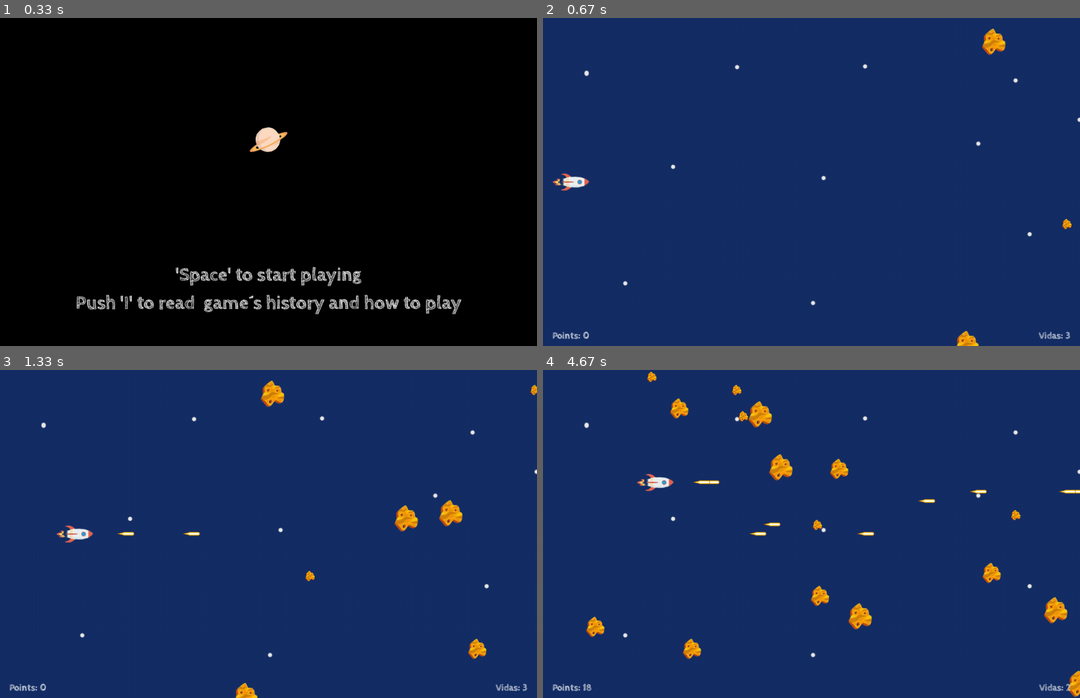
Above: before the commit, frames 1-4 (two rows, left to right).
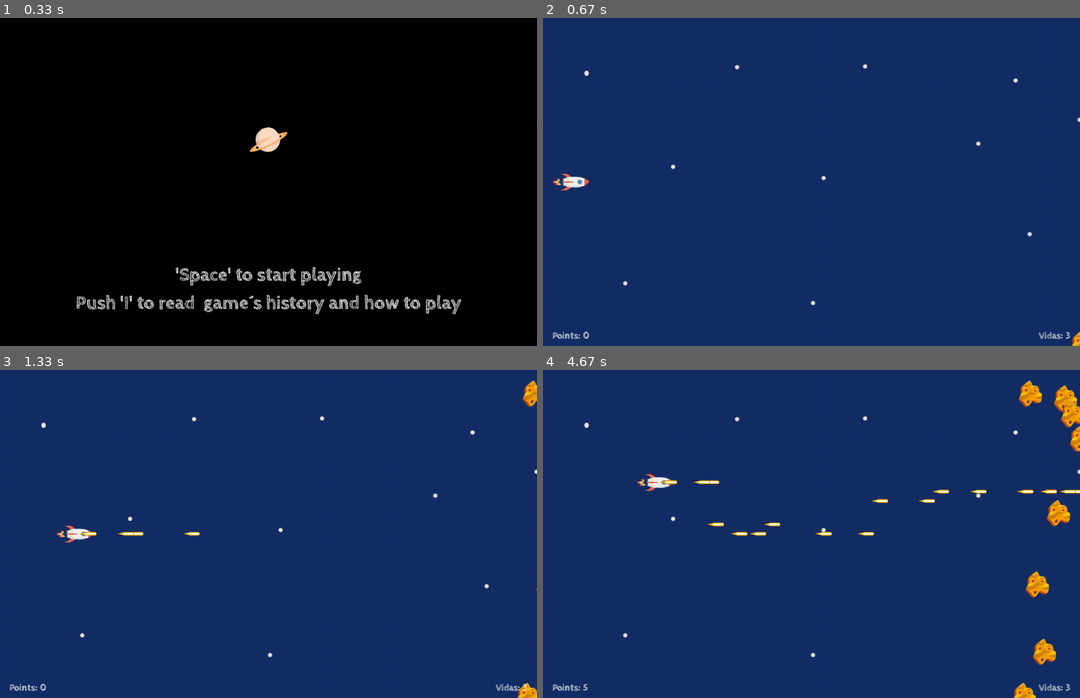
Above: after the commit, the same moments.

Repository: MarkelJM/FinalPygameSpace
Game: pygame game, started from main.py
Two runs of this game, one before a commit and one after it. Both use one fixed random seed, a clock stepped at 60 frames per second and the inputs below.
Inputs:
- Up to frame 1 (0.33 s): no input
- Up to frame 2 (0.67 s): tap B at 0.33 s
- Up to frame 3 (1.33 s): tap Space at 0.67, 1.07 s; hold Right from 1 s (still down)
- Up to frame 4 (4.67 s): tap Space at 1.37, 1.57, 1.9, 2.2, 2.4, 2.7, 2.97, 3.3, 3.6, 3.73, 4.13, 4.43 s; release Right at 1.47 s; hold Up 1.5-1.8 s; hold Right 1.83-2.3 s; hold Left 2.33-2.87 s; hold Down 2.9-3.2 s; hold Left 3.23-3.63 s; hold Up 3.67-4.03 s; hold Right from 4.07 s (still down)

Frame 1 is identical in both runs. In frame 2, 0.5% of the frame differs, in the area x 76-100%, y 3-100%; in frame 3, 1.4%; in frame 4, 4.1%, in the area x 7-100%, y 0-100%.

Commit message:
feat:buller rock crash: points and remove done

Diff:
--- a/thequest/__init__.py
+++ b/thequest/__init__.py
@@ -17,8 +17,12 @@
 
 MAXIMUM_REPEATED_ROCKS = 4
 
-MAIN_POINTS = [[1,2,3],[3,5,7],[7,10,13]]
-SPEED_LIST = [7,13,19]
+#MAIN_POINTS = [[1,2,3],[4,5,7],[8,10,13]]
+MAIN_POINTS = [[1,1,1],[4,4,4],[8,8,8]]
+#SPEED_LIST = [7,13,19]
+SPEED_LIST = [1,1,1]
+
+ROCK_LIFE_LIST = [4,3,2]
 ROCK_MARGIN_OUT_SCREEN = 500
 
 BULLET_SPEED = 10
--- a/thequest/objects.py
+++ b/thequest/objects.py
@@ -6,7 +6,7 @@
 import pygame as pg
 from pygame.sprite import Sprite
 
-from thequest import BULLET_MARGIN_OUT_SCREEN,BULLET_SPEED,HEIGHT,MAIN_POINTS,MESSAGE_COLOUR,ROCK_MARGIN_OUT_SCREEN,SPEED_LIST, WIDTH
+from thequest import BULLET_MARGIN_OUT_SCREEN,BULLET_SPEED,HEIGHT,MAIN_POINTS,MESSAGE_COLOUR,ROCK_LIFE_LIST,ROCK_MARGIN_OUT_SCREEN,SPEED_LIST, WIDTH
 
 class Plane(Sprite):
 
@@ -44,40 +44,55 @@
 
 
 
-class Rock(Sprite):
+class Rock_small(Sprite):
     def __init__(self,position_x, position_y): # , points
         super().__init__()
 
-        self.image = self.choose_size()
-
+        self.image = pg.image.load(os.path.join("resources", "images", "rock_yellow0.png"))
         self.pos_y = position_y
         self.pos_x = position_x
-
         self.rect = self.image.get_rect(x= self.pos_x ,  y= self.pos_y )
 
         self.rock_speed = self.choose_speed()
+        self.rock_final_life = 2
+        #rock_life = self.get_lifes()
+        #self.rock_final_life = rock_life
+        #self.rock_point = self.get_points()
 
 
+    def rock_lost_life(self):
+        self.rock_final_life = self.rock_final_life - 1
+        return  self.rock_final_life
 
+
+    """
+    def get_lifes(self):
+        self.rock_life_list = ROCK_LIFE_LIST
+        self.hits = self.rock_life_list[self.size_number]
+
+        return self.hits
+        """
+    """
     def get_points(self):
         points_list = MAIN_POINTS
         size_table = points_list[self.size_number]
         points = size_table[self.speed_number]
+
         return points
-
+        """
+    """
     def choose_size(self):
         self.rock_list = []
         for i in range(3):
             self.rock_list.append(
-                pg.image.load(
-                    os.path.join("resources", "images", f"rock_yellow{i}.png")
-                )
+
             )
 
         self.size_number = randint(0,2)
 
         self.rock_size = self.rock_list[self.size_number]
         return self.rock_size
+        """
 
     def choose_speed(self):
         self.list_speed = SPEED_LIST
--- a/thequest/scenes.py
+++ b/thequest/scenes.py
@@ -7,8 +7,7 @@
 import pygame as pg
 
 from . import BACKGROUND_COLOUR, FPS, HEIGHT, LIFES, MAIN_TEXT_SIZE, MAXIMUM_REPEATED_ROCKS,  MESSAGE_COLOUR, TEXT_MARGIN,  WIDTH
-from .objects import Bullet,LifesCounting, Plane, Points, Rock
-
+from .objects import Bullet, LifesCounting, Plane, Points, Rock_small
 
 
 class Scenes:
@@ -76,6 +75,7 @@
         key = pg.key.get_pressed()
         if key[pg.K_a]:
             return True
+
     def change_Home_Game(self):
         key = pg.key.get_pressed()
         if key[pg.K_b]:
@@ -83,6 +83,7 @@
 
     def change_Information_Home(self):
         return False
+
     def change_Information_Game(self):
         return False
 
@@ -119,8 +120,6 @@
                     exit = True
                 if event.type == pg.KEYDOWN and event.key == pg.K_d:
                     exit = True
-
-
 
                 if event.type == pg.QUIT:
                     pg.quit()
@@ -140,8 +139,6 @@
 
             pg.display.flip()
 
-
-
     def write_text(self):
         # creating
 
@@ -166,16 +163,21 @@
         key = pg.key.get_pressed()
         if key[pg.K_c]:
             return True
+
     def change_Information_Game(self):
         key = pg.key.get_pressed()
         if key[pg.K_d]:
             return True
+
     def change_Home_Information(self):
         return False
+
     def change_Home_Game(self):
         return False
+
     def change_Game_Home(self):
         return False
+
 
 class Game(Scenes):
     def __init__(self, screen: pg.Surface):
@@ -184,7 +186,7 @@
         self.background = pg.image.load(bg_file)
         self.player = Plane()
 
-        self.rocks_groups = self.rock_group()
+        self.rocks_groups = self.rock_group_small()
 
         self.lifes_counter = LifesCounting(LIFES)
 
@@ -194,8 +196,6 @@
         self.pointer = Points()
 
         self.clock = pg.time.Clock()
-
-
 
     def play(self):
         self.shot_exist = False
@@ -204,29 +204,25 @@
         self.time_start = pg.time.get_ticks()
         while not exit:
             self.time_loop = pg.time.get_ticks()
-            self.timer = self.get_level_time_controller(self.time_start, self.time_loop)
+            self.timer = self.get_level_time_controller(
+                self.time_start, self.time_loop)
 
             contador += 1
             for event in pg.event.get():
                 if event.type == pg.KEYDOWN and event.key == pg.K_SPACE:
-                    #print("si")
+                    # print("si")
+                    self.shot = self.create_bullet()
+                    self.shot = self.create_bullet()
                     self.shot = self.create_bullet()
                     self.shot_exist = True
-
-
 
                 if event.type == pg.QUIT:
                     pg.quit()
                     sys.exit()
 
-
-
-
-            #ROCK CREATER CONTROLLER
-            if  contador == 1 or contador % 5 == 0:  # create first rocks to don´t have problems with create method
-                self.created_rock = self.create_rocks()
-
-
+            # ROCK CREATER CONTROLLER
+            if contador == 1 or contador % 15 == 0:  # create first rocks to don´t have problems with create method
+                self.created_rock_small = self.create_rocks_small()
 
             ### UPDATE OBJECTS SETUP ###
 
@@ -237,16 +233,23 @@
                 self.bullet_object.update()
                 self.bullets.update()
 
-            self.rock_object.update()
-            self.rocks.update()
-            plane_crash =  pg.sprite.spritecollide(self.player, self.rocks, True) #plane-rock crask
-            rock_bullet_crash =  pg.sprite.groupcollide(self.bullets, self.rocks, True, True) #plane-rock crask
-
+            self.rock_object_small.update()
+            self.rocks_small.update()
+
+            plane_crash = pg.sprite.spritecollide(
+                self.player, self.rocks_small, True)  # plane-rock crask
+            rock_small_bullet_crash = pg.sprite.groupcollide(self.rocks_small, self.bullets, False, True, pg.sprite.collide_mask)  # plane-rock crask
+            #rock_small_bullet_crash =  pg.sprite.groupcollide( self.bullets,self.rocks_small,True,False, pg.sprite.collide_mask) #plane-rock crask
 
             ### POINTER ###
-            if len(rock_bullet_crash) > 0:
-                for self.rock_object in rock_bullet_crash:
-                    self.pointer.increase_points(self.rock_pointer)
+
+            if rock_small_bullet_crash:
+                for rock in rock_small_bullet_crash:
+                    for bullet in rock_small_bullet_crash[rock]:
+                        rock_life = self.rock_object_small.rock_lost_life()
+                        if rock_life == 0:
+                            self.pointer.increase_points(5)
+                            self.rocks_small.remove(rock)
 
 
 
@@ -256,8 +259,6 @@
                 if self.remove_life == 0:
 
                     self.without_lifes = self.lifes_counter.no_lifes()
-
-
 
             self.screen.fill(BACKGROUND_COLOUR)
             ###  PAINT BACKGROUND METHOD    ###
@@ -266,15 +267,15 @@
                 self.player.image, self.player.rect)  # PLayer
 
             # draw in the game rocks
-            self.rocks.draw(self.screen)
-            #draw bullet
+            self.rocks_small.draw(self.screen)
+            # draw bullet
             if self.shot_exist:
                 self.bullets.draw(self.screen)
 
-            #draw points counting
+            # draw points counting
             self.pointer.draw_points(self.screen)
 
-            #draw lifes counting
+            # draw lifes counting
             self.lifes_counter.paint_lifes(self.screen)
 
             pg.display.flip()
@@ -287,22 +288,22 @@
     def bullet_group(self):
         self.bullets = pg.sprite.Group()
         self.bullets.empty()
+
     def create_bullet(self):
         pos_x = (self.player.rect.x) + 50
         pos_y = self.player.rect.y + 15
 
-
         self.bullet_object = Bullet(pos_x, pos_y)
         self.bullets.add(self.bullet_object)
 
     ### Create Rock group ###
 
-    def rock_group(self):
-
-        self.rocks = pg.sprite.Group()
-        self.rocks.empty()
-
-    def create_rocks(self):
+    def rock_group_small(self):
+
+        self.rocks_small = pg.sprite.Group()
+        self.rocks_small.empty()
+
+    def create_rocks_small(self):
         """
         pos_x = WIDTH
         repeated = randint(0, MAXIMUM_REPEATED_ROCKS)
@@ -315,29 +316,38 @@
 
         pos_x = WIDTH
         pos_y = randint(0, HEIGHT)
-        self.rock_object = Rock(pos_x, pos_y)
-        self.rocks.add(self.rock_object)
-        self.rock_pointer = self.rock_object.get_points()
-
-    def get_level_time_controller(self,time0, time1):
+        self.rock_object_small = Rock_small(pos_x, pos_y)
+        self.rocks_small.add(self.rock_object_small)
+
+
+    def remove_rock_small(self, rock):
+        self.rocks_small.remove(rock)
+
+
+
+
+
+    def get_level_time_controller(self, time0, time1):
         real_time = (time1 - time0)
         if real_time < 30001:
-            print("nivel1")
-            pass #meter class nivel 1
+
+            pass  # meter class nivel 1
         elif 30002 < real_time < 90001:
-            print("nivel2")
-            pass #meter class nivel 2
+
+            pass  # meter class nivel 2
         elif 90002 < real_time < 2720001:
-            print("nivel3")
+
             pass
 
     def change_Home_Information(self):
         return False
+
     def change_Home_Game(self):
         return False
 
     def change_Information_Home(self):
         return False
+
     def change_Information_Game(self):
         return False
 
